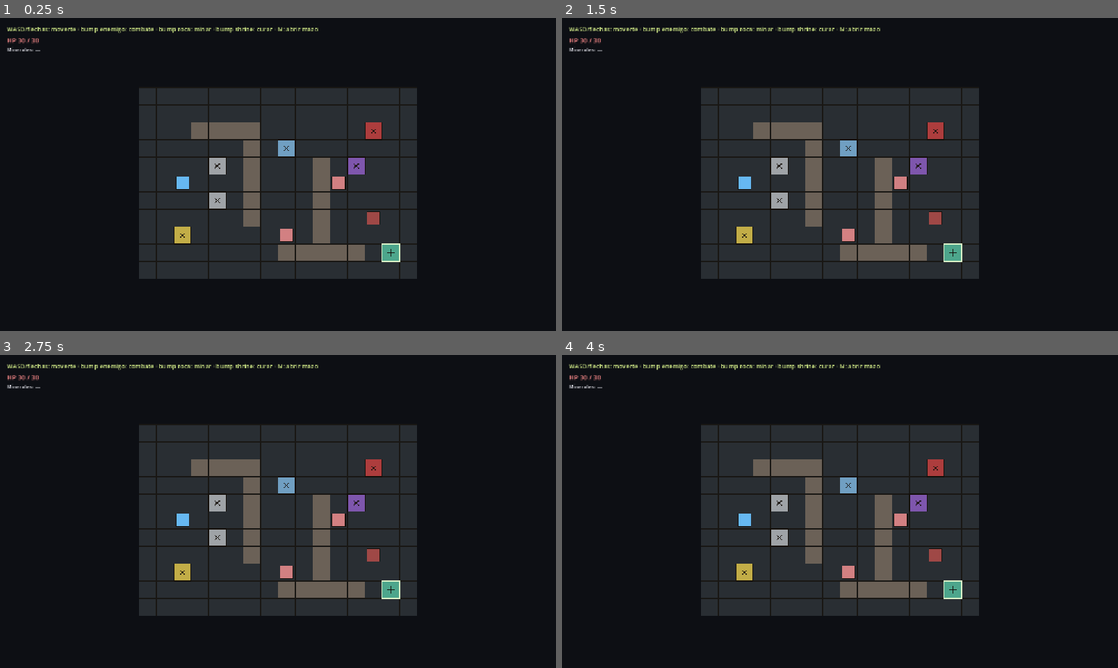
Above: before the commit, frames 1-4 (two rows, left to right).
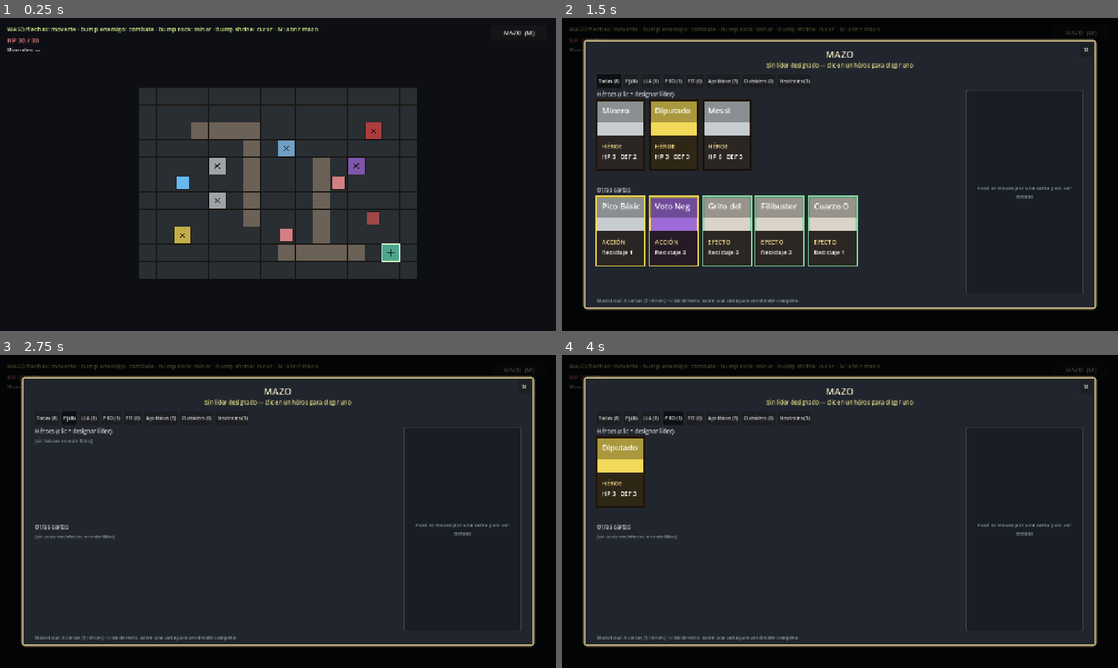
Above: after the commit, the same moments.

Repository: nahuelgallo/Glaciar-Miner
Game: Godot game, scene res://scenes/exploration/exploration.tscn
The game is run twice, just before and just after one commit, with the same random seed, the same clock (stepped at 60 frames per second) and the same inputs.
Inputs (mouse positions are in pixels of both pictures, inside the frame that each line leads up to):
- Up to frame 1 (0.25 s): no input
- Up to frame 2 (1.5 s): click (1079, 33) at 0.5 s, where only the run after the commit has a clickable "MAZO (M)"; click (606, 80) at 1.25 s, where only the run after the commit has a clickable "Todas (8)"
- Up to frame 3 (2.75 s): click (66, 417) at 2 s, where only the run after the commit has a clickable "PJ (0)"
- Up to frame 4 (4 s): click (650, 417) at 2.75 s, where only the run after the commit has a clickable "LLA (1)"; click (673, 417) at 3.5 s, where only the run after the commit has a clickable "PRO (1)"

The runs differ from the first frame. In frame 1, less than 0.1% of the frame differs, in the area x 90-97%, y 4-6%; in frame 2, 47%, in the area x 1-97%, y 2-94%; in frame 3, 44%; in frame 4, 44%.

Commit message:
Menu de mazo: filtros por faccion + detalle al hover + click derecho + boton visible
- exploration_main.gd: boton "MAZO  (M)" en la esquina superior derecha
  del HUD, ademas del atajo M
- DeckManagementMenu reescrito con layout de 3 zonas:
    1. Filter bar arriba: 8 botones togglable (Todas / Peronistas / LLA /
       PRO / FIT / Apoliticos / Outsiders / Neutrales) con count por
       faccion. El active filter queda visualmente pressed
    2. Grid izquierdo (Heroes + Otras cartas), filtrado por faccion
    3. Panel derecho de detalle: se actualiza al hacer hover sobre
       cualquier carta del grid (visual chico + nombre + tipo +
       faccion + rareza + stats + descripcion). Si no hay hover muestra
       "Pasa el mouse por una carta para ver detalle"
- Click derecho sobre cualquier carta del menu abre el CardDetailModal
  con info completa (mismo modal que en combate)
- Click izquierdo sobre HEROes designa lider (mantiene comportamiento)

Diff:
--- a/scripts/exploration/exploration_main.gd
+++ b/scripts/exploration/exploration_main.gd
@@ -21,6 +21,7 @@
 var _hp_label: Label
 var _last_event_label: Label
 var _minerals_label: Label
+var _deck_button: Button
 
 
 func _ready() -> void:
@@ -71,6 +72,14 @@
 	_last_event_label.position = Vector2(16.0, 88.0)
 	_last_event_label.custom_minimum_size = Vector2(900.0, 0.0)
 	add_child(_last_event_label)
+
+	_deck_button = Button.new()
+	_deck_button.text = "MAZO  (M)"
+	_deck_button.position = Vector2(1130.0, 16.0)
+	_deck_button.size = Vector2(130.0, 36.0)
+	_deck_button.add_theme_font_size_override("font_size", 14)
+	_deck_button.pressed.connect(_open_deck_menu)
+	add_child(_deck_button)
 
 
 func _make_label(font_size: int, color: Color) -> Label:
--- a/scripts/ui/deck_management_menu.gd
+++ b/scripts/ui/deck_management_menu.gd
@@ -2,20 +2,34 @@
 extends Control
 
 # Overlay para gestionar el mazo desde la exploración (§7.7).
-# Muestra todas las cartas del deck:
-#   - Sección "Héroes" arriba: clickeables para designar como signature.
-#   - Sección "Otras cartas" abajo: read-only.
-# El líder actual se marca con ★ y un borde dorado.
+#
+# Layout:
+#   - Header: título + estado del líder
+#   - Toolbar de filtros por facción (Todas / Peronistas / LLA / PRO / FIT /
+#     Apolíticos / Outsiders / Neutrales)
+#   - Grid de héroes (clic = designar líder)
+#   - Grid de otras cartas (read-only)
+#   - Panel de detalle a la derecha (se llena al hacer hover sobre cualquier carta)
+#   - Click derecho sobre cualquier carta = abre CardDetailModal con info completa
 #
 # Cierre: botón X, ESC, o click fuera del panel.
 
 signal closed()
 
-const PANEL_W: float = 1100.0
-const PANEL_H: float = 600.0
+const PANEL_W: float = 1180.0
+const PANEL_H: float = 620.0
 const CARD_W: float = 110.0
 const CARD_H: float = 160.0
-const CARD_SPACING: float = 14.0
+const CARD_SPACING: float = 12.0
+
+const FILTER_ALL: int = -1
+
+var _active_filter: int = FILTER_ALL
+var _hovered_card: CardData
+
+var _grid_container: Control
+var _detail_panel: Control
+var _signature_label: Label
 
 
 func _ready() -> void:
@@ -32,10 +46,10 @@
 
 
 func _build() -> void:
-	var deck := RunState.ensure_deck()
 	var panel_pos := Vector2((size.x - PANEL_W) * 0.5, (size.y - PANEL_H) * 0.5)
 
 	var panel := Panel.new()
+	panel.name = "MainPanel"
 	panel.position = panel_pos
 	panel.size = Vector2(PANEL_W, PANEL_H)
 	var sb := StyleBoxFlat.new()
@@ -46,6 +60,7 @@
 	panel.add_theme_stylebox_override("panel", sb)
 	add_child(panel)
 
+	# Título
 	var title := _make_label(22, Color(0.95, 0.92, 0.78))
 	title.position = panel_pos + Vector2(0.0, 18.0)
 	title.size = Vector2(PANEL_W, 28.0)
@@ -53,64 +68,41 @@
 	title.horizontal_alignment = HORIZONTAL_ALIGNMENT_CENTER
 	add_child(title)
 
-	var sig_card := RunState.get_signature_card()
-	var sig_text := "Sin líder designado — clic en un héroe para elegir uno"
-	if sig_card != null:
-		sig_text = "★ Líder actual: %s" % sig_card.card_name
-	var sig_label := _make_label(13, Color(0.95, 0.92, 0.55))
-	sig_label.position = panel_pos + Vector2(0.0, 50.0)
-	sig_label.size = Vector2(PANEL_W, 18.0)
-	sig_label.text = sig_text
-	sig_label.horizontal_alignment = HORIZONTAL_ALIGNMENT_CENTER
-	add_child(sig_label)
-
-	# Sección héroes
-	var heroes_title := _make_label(14, Color(0.85, 0.85, 0.88))
-	heroes_title.position = panel_pos + Vector2(40.0, 88.0)
-	heroes_title.size = Vector2(PANEL_W - 80.0, 20.0)
-	heroes_title.text = "Héroes — clic para designar como líder"
-	add_child(heroes_title)
-
-	var heroes_row := HBoxContainer.new()
-	heroes_row.position = panel_pos + Vector2(40.0, 116.0)
-	heroes_row.add_theme_constant_override("separation", int(CARD_SPACING))
-	add_child(heroes_row)
-
+	# Estado del líder
+	_signature_label = _make_label(13, Color(0.95, 0.92, 0.55))
+	_signature_label.position = panel_pos + Vector2(0.0, 50.0)
+	_signature_label.size = Vector2(PANEL_W, 18.0)
+	_signature_label.horizontal_alignment = HORIZONTAL_ALIGNMENT_CENTER
+	_refresh_signature_label()
+	add_child(_signature_label)
+
+	# Toolbar de filtros
+	_build_filter_bar(panel_pos)
+
+	# Detail panel a la derecha (siempre visible, se llena al hover)
+	_build_detail_panel(panel_pos)
+
+	# Grid container (heroes + others) — se rebuilda al cambiar filter
+	_grid_container = Control.new()
+	_grid_container.name = "GridArea"
+	_grid_container.position = panel_pos + Vector2(30.0, 116.0)
+	_grid_container.size = Vector2(820.0, PANEL_H - 150.0)
+	_grid_container.mouse_filter = Control.MOUSE_FILTER_IGNORE
+	add_child(_grid_container)
+	_rebuild_grid()
+
+	# Counter total (abajo)
+	var deck := RunState.ensure_deck()
 	var hero_count := 0
 	for c in deck:
 		if c.type == CardData.Type.HERO:
-			heroes_row.add_child(_build_card_entry(c, true))
 			hero_count += 1
-	if hero_count == 0:
-		var no_heroes := _make_label(12, Color(0.55, 0.58, 0.62))
-		no_heroes.position = panel_pos + Vector2(40.0, 130.0)
-		no_heroes.size = Vector2(PANEL_W - 80.0, 20.0)
-		no_heroes.text = "(no hay héroes en el mazo)"
-		add_child(no_heroes)
-
-	# Sección "otras cartas"
-	var others_title := _make_label(14, Color(0.85, 0.85, 0.88))
-	others_title.position = panel_pos + Vector2(40.0, 320.0)
-	others_title.size = Vector2(PANEL_W - 80.0, 20.0)
-	others_title.text = "Otras cartas del mazo"
-	add_child(others_title)
-
-	var others_row := HBoxContainer.new()
-	others_row.position = panel_pos + Vector2(40.0, 348.0)
-	others_row.add_theme_constant_override("separation", int(CARD_SPACING))
-	add_child(others_row)
-
-	var others_count := 0
-	for c in deck:
-		if c.type != CardData.Type.HERO:
-			others_row.add_child(_build_card_entry(c, false))
-			others_count += 1
-
-	# Counter total
 	var counter := _make_label(11, Color(0.55, 0.58, 0.62))
-	counter.position = panel_pos + Vector2(40.0, PANEL_H - 36.0)
-	counter.size = Vector2(PANEL_W - 80.0, 16.0)
-	counter.text = "Mazo: %d cartas (%d héroes)" % [deck.size(), hero_count]
+	counter.position = panel_pos + Vector2(30.0, PANEL_H - 28.0)
+	counter.size = Vector2(PANEL_W - 60.0, 16.0)
+	counter.text = "Mazo total: %d cartas (%d héroes) · click derecho sobre una carta para ver detalle completo" % [
+		deck.size(), hero_count
+	]
 	add_child(counter)
 
 	# Botón cerrar
@@ -123,6 +115,190 @@
 	add_child(close_btn)
 
 
+func _build_filter_bar(panel_pos: Vector2) -> void:
+	var deck := RunState.ensure_deck()
+	# (filter_id, label)
+	var filters: Array = [
+		[FILTER_ALL, "Todas"],
+		[CardData.Faction.PERONIST, "PJ"],
+		[CardData.Faction.LIBERTARIAN, "LLA"],
+		[CardData.Faction.MACRIST, "PRO"],
+		[CardData.Faction.LEFTIST, "FIT"],
+		[CardData.Faction.APOLITICAL, "Apolíticos"],
+		[CardData.Faction.OUTSIDER, "Outsiders"],
+		[CardData.Faction.NONE, "Neutrales"],
+	]
+	var hbox := HBoxContainer.new()
+	hbox.position = panel_pos + Vector2(30.0, 80.0)
+	hbox.add_theme_constant_override("separation", 6)
+	add_child(hbox)
+	for entry in filters:
+		var fid: int = entry[0]
+		var label: String = entry[1]
+		var count := _count_in_filter(deck, fid)
+		var btn := Button.new()
+		btn.text = "%s (%d)" % [label, count]
+		btn.add_theme_font_size_override("font_size", 11)
+		btn.custom_minimum_size = Vector2(0.0, 30.0)
+		btn.toggle_mode = true
+		btn.button_pressed = (fid == _active_filter)
+		btn.pressed.connect(_on_filter_pressed.bind(fid))
+		hbox.add_child(btn)
+
+
+func _count_in_filter(deck: Array[CardData], filter_id: int) -> int:
+	if filter_id == FILTER_ALL:
+		return deck.size()
+	var n := 0
+	for c in deck:
+		if int(c.faction) == filter_id:
+			n += 1
+	return n
+
+
+func _on_filter_pressed(filter_id: int) -> void:
+	_active_filter = filter_id
+	# Rebuild solo los botones del filter bar (para refrescar pressed state)
+	# y el grid. El detail panel y el header quedan.
+	_clear_children()
+	_build()
+
+
+func _build_detail_panel(panel_pos: Vector2) -> void:
+	_detail_panel = Control.new()
+	_detail_panel.name = "DetailPanel"
+	_detail_panel.position = panel_pos + Vector2(880.0, 116.0)
+	_detail_panel.size = Vector2(270.0, PANEL_H - 150.0)
+	_detail_panel.mouse_filter = Control.MOUSE_FILTER_IGNORE
+	add_child(_detail_panel)
+	_refresh_detail_panel()
+
+
+func _refresh_detail_panel() -> void:
+	for child in _detail_panel.get_children():
+		child.queue_free()
+	# Background panel
+	var bg := Panel.new()
+	bg.size = _detail_panel.size
+	var sb := StyleBoxFlat.new()
+	sb.bg_color = Color(0.10, 0.12, 0.15)
+	sb.border_color = Color(0.30, 0.32, 0.36)
+	sb.set_border_width_all(1)
+	sb.set_corner_radius_all(4)
+	bg.add_theme_stylebox_override("panel", sb)
+	bg.mouse_filter = Control.MOUSE_FILTER_IGNORE
+	_detail_panel.add_child(bg)
+
+	if _hovered_card == null:
+		var msg := _make_label(12, Color(0.55, 0.58, 0.62))
+		msg.position = Vector2(12.0, 12.0)
+		msg.size = _detail_panel.size - Vector2(24.0, 24.0)
+		msg.autowrap_mode = TextServer.AUTOWRAP_WORD_SMART
+		msg.horizontal_alignment = HORIZONTAL_ALIGNMENT_CENTER
+		msg.vertical_alignment = VERTICAL_ALIGNMENT_CENTER
+		msg.text = "Pasá el mouse por una carta para ver detalle"
+		_detail_panel.add_child(msg)
+		return
+	# Carta visual chica arriba
+	var visual := BigCardVisual.new()
+	visual.card = _hovered_card
+	visual.w = 150.0
+	visual.h = 210.0
+	visual.position = Vector2((_detail_panel.size.x - 150.0) * 0.5, 14.0)
+	_detail_panel.add_child(visual)
+	# Info debajo
+	var info_y := 240.0
+	var name_lbl := _make_label(15, Color(0.95, 0.92, 0.78))
+	name_lbl.position = Vector2(12.0, info_y)
+	name_lbl.size = Vector2(_detail_panel.size.x - 24.0, 22.0)
+	name_lbl.text = _hovered_card.card_name
+	name_lbl.horizontal_alignment = HORIZONTAL_ALIGNMENT_CENTER
+	_detail_panel.add_child(name_lbl)
+	var meta_lbl := _make_label(11, Color(0.78, 0.78, 0.85))
+	meta_lbl.position = Vector2(12.0, info_y + 24.0)
+	meta_lbl.size = Vector2(_detail_panel.size.x - 24.0, 16.0)
+	meta_lbl.text = "%s · %s · %s" % [
+		_type_text(_hovered_card.type),
+		_faction_text(_hovered_card.faction),
+		_rarity_text(_hovered_card.rarity),
+	]
+	meta_lbl.horizontal_alignment = HORIZONTAL_ALIGNMENT_CENTER
+	_detail_panel.add_child(meta_lbl)
+	var stats_lbl := _make_label(12, Color(1.0, 0.85, 0.55))
+	stats_lbl.position = Vector2(12.0, info_y + 46.0)
+	stats_lbl.size = Vector2(_detail_panel.size.x - 24.0, 18.0)
+	stats_lbl.text = _stats_text(_hovered_card)
+	stats_lbl.horizontal_alignment = HORIZONTAL_ALIGNMENT_CENTER
+	_detail_panel.add_child(stats_lbl)
+	var desc_lbl := _make_label(11, Color(0.92, 0.92, 0.95))
+	desc_lbl.position = Vector2(12.0, info_y + 72.0)
+	desc_lbl.size = Vector2(_detail_panel.size.x - 24.0, _detail_panel.size.y - info_y - 84.0)
+	desc_lbl.autowrap_mode = TextServer.AUTOWRAP_WORD_SMART
+	desc_lbl.text = _hovered_card.description
+	_detail_panel.add_child(desc_lbl)
+
+
+func _rebuild_grid() -> void:
+	for child in _grid_container.get_children():
+		child.queue_free()
+	var deck := RunState.ensure_deck()
+	var heroes: Array[CardData] = []
+	var others: Array[CardData] = []
+	for c in deck:
+		if _active_filter != FILTER_ALL and int(c.faction) != _active_filter:
+			continue
+		if c.type == CardData.Type.HERO:
+			heroes.append(c)
+		else:
+			others.append(c)
+
+	# Sección héroes
+	var heroes_title := _make_label(13, Color(0.85, 0.85, 0.88))
+	heroes_title.position = Vector2(0.0, 0.0)
+	heroes_title.size = Vector2(_grid_container.size.x, 18.0)
+	heroes_title.text = "Héroes (clic = designar líder)"
+	heroes_title.mouse_filter = Control.MOUSE_FILTER_IGNORE
+	_grid_container.add_child(heroes_title)
+
+	if heroes.is_empty():
+		var no_h := _make_label(11, Color(0.55, 0.58, 0.62))
+		no_h.position = Vector2(0.0, 24.0)
+		no_h.size = Vector2(_grid_container.size.x, 18.0)
+		no_h.text = "(sin héroes en este filtro)"
+		_grid_container.add_child(no_h)
+	else:
+		var heroes_row := _build_card_row(heroes, true)
+		heroes_row.position = Vector2(0.0, 24.0)
+		_grid_container.add_child(heroes_row)
+
+	# Sección "otras cartas"
+	var others_title := _make_label(13, Color(0.85, 0.85, 0.88))
+	others_title.position = Vector2(0.0, 220.0)
+	others_title.size = Vector2(_grid_container.size.x, 18.0)
+	others_title.text = "Otras cartas"
+	others_title.mouse_filter = Control.MOUSE_FILTER_IGNORE
+	_grid_container.add_child(others_title)
+
+	if others.is_empty():
+		var no_o := _make_label(11, Color(0.55, 0.58, 0.62))
+		no_o.position = Vector2(0.0, 244.0)
+		no_o.size = Vector2(_grid_container.size.x, 18.0)
+		no_o.text = "(sin acciones/efectos en este filtro)"
+		_grid_container.add_child(no_o)
+	else:
+		var others_row := _build_card_row(others, false)
+		others_row.position = Vector2(0.0, 244.0)
+		_grid_container.add_child(others_row)
+
+
+func _build_card_row(cards: Array[CardData], clickable: bool) -> HBoxContainer:
+	var row := HBoxContainer.new()
+	row.add_theme_constant_override("separation", int(CARD_SPACING))
+	for c in cards:
+		row.add_child(_build_card_entry(c, clickable))
+	return row
+
+
 func _build_card_entry(card: CardData, clickable: bool) -> Control:
 	var container := Control.new()
 	container.custom_minimum_size = Vector2(CARD_W, CARD_H + 22.0)
@@ -133,7 +309,6 @@
 	visual.h = CARD_H
 	container.add_child(visual)
 
-	# Marker dorado si es el signature actual
 	if card.id == RunState.signature_card_id:
 		var marker := _make_label(11, Color(0.95, 0.92, 0.55))
 		marker.position = Vector2(0.0, CARD_H + 4.0)
@@ -141,7 +316,6 @@
 		marker.horizontal_alignment = HORIZONTAL_ALIGNMENT_CENTER
 		marker.text = "★ LÍDER"
 		container.add_child(marker)
-		# Borde dorado encima del visual
 		var border := Panel.new()
 		var sb := StyleBoxFlat.new()
 		sb.bg_color = Color(0.0, 0.0, 0.0, 0.0)
@@ -153,22 +327,59 @@
 		border.mouse_filter = Control.MOUSE_FILTER_IGNORE
 		container.add_child(border)
 
-	if clickable:
-		var btn := Button.new()
-		btn.flat = true
-		btn.size = Vector2(CARD_W, CARD_H)
-		btn.tooltip_text = "Designar como líder"
-		btn.pressed.connect(_on_hero_clicked.bind(card))
-		container.add_child(btn)
+	# Button transparente para detectar hover + clicks (izq/der)
+	var btn := Button.new()
+	btn.flat = true
+	btn.size = Vector2(CARD_W, CARD_H)
+	btn.tooltip_text = "Click derecho: detalle completo" + ("\nClick izquierdo: designar líder" if clickable else "")
+	btn.mouse_entered.connect(_on_card_entered.bind(card))
+	btn.mouse_exited.connect(_on_card_exited.bind(card))
+	btn.gui_input.connect(_on_card_input.bind(card, clickable))
+	container.add_child(btn)
 
 	return container
 
 
-func _on_hero_clicked(card: CardData) -> void:
+func _on_card_entered(card: CardData) -> void:
+	_hovered_card = card
+	_refresh_detail_panel()
+
+
+func _on_card_exited(card: CardData) -> void:
+	if _hovered_card == card:
+		_hovered_card = null
+		_refresh_detail_panel()
+
+
+func _on_card_input(event: InputEvent, card: CardData, clickable: bool) -> void:
+	if not (event is InputEventMouseButton and event.pressed):
+		return
+	if event.button_index == MOUSE_BUTTON_RIGHT:
+		_open_card_detail(card)
+	elif event.button_index == MOUSE_BUTTON_LEFT and clickable:
+		_designate_leader(card)
+
+
+func _designate_leader(card: CardData) -> void:
 	RunState.set_signature(card.id)
-	# Rebuild para refrescar markers + texto del título
-	_clear_children()
-	_build()
+	# Refresh: marker + signature label
+	_refresh_signature_label()
+	_rebuild_grid()
+
+
+func _open_card_detail(card: CardData) -> void:
+	# El modal se agrega como hijo del menu (último child = encima en render)
+	var modal := CardDetailModal.new()
+	modal.card = card
+	add_child(modal)
+
+
+func _refresh_signature_label() -> void:
+	var sig := RunState.get_signature_card()
+	if sig != null:
+		_signature_label.text = "★ Líder actual: %s" % sig.card_name
+	else:
+		_signature_label.text = "Sin líder designado — clic en un héroe para elegir uno"
 
 
 func _clear_children() -> void:
@@ -203,3 +414,38 @@
 	if event is InputEventKey and event.pressed and event.keycode == KEY_ESCAPE:
 		close()
 		get_viewport().set_input_as_handled()
+
+
+# Helpers de texto
+func _type_text(t: CardData.Type) -> String:
+	match t:
+		CardData.Type.HERO:   return "Héroe"
+		CardData.Type.ACTION: return "Acción"
+		CardData.Type.EFFECT: return "Efecto"
+	return ""
+
+
+func _faction_text(f: CardData.Faction) -> String:
+	match f:
+		CardData.Faction.PERONIST:    return "Peronistas"
+		CardData.Faction.LIBERTARIAN: return "LLA"
+		CardData.Faction.MACRIST:     return "PRO"
+		CardData.Faction.LEFTIST:     return "FIT"
+		CardData.Faction.APOLITICAL:  return "Apolítico"
+		CardData.Faction.OUTSIDER:    return "Outsider"
+	return "Neutral"
+
+
+func _rarity_text(r: CardData.Rarity) -> String:
+	match r:
+		CardData.Rarity.COMMON:    return "Común"
+		CardData.Rarity.RARE:      return "Rara"
+		CardData.Rarity.EPIC:      return "Épica"
+		CardData.Rarity.LEGENDARY: return "Legendaria"
+	return ""
+
+
+func _stats_text(card: CardData) -> String:
+	if card.type == CardData.Type.HERO:
+		return "HP %d   ·   DEF %d" % [card.hp, card.defense]
+	return "Reciclaje: %d minerales" % card.recycle_value
Not shown, added: scripts/ui/deck_management_menu.gd.uid
